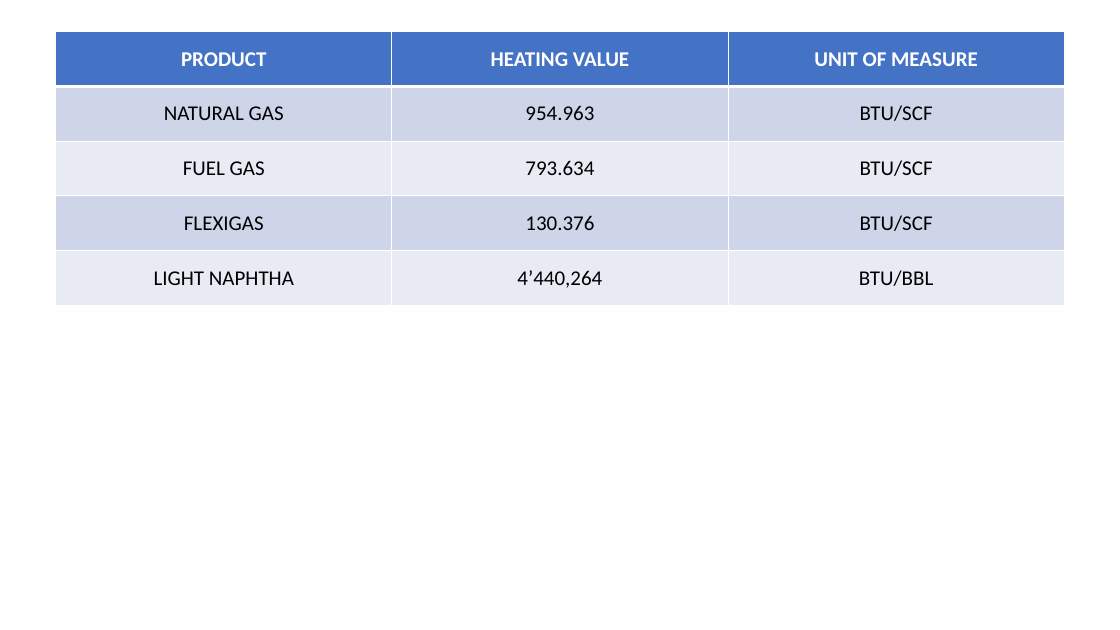
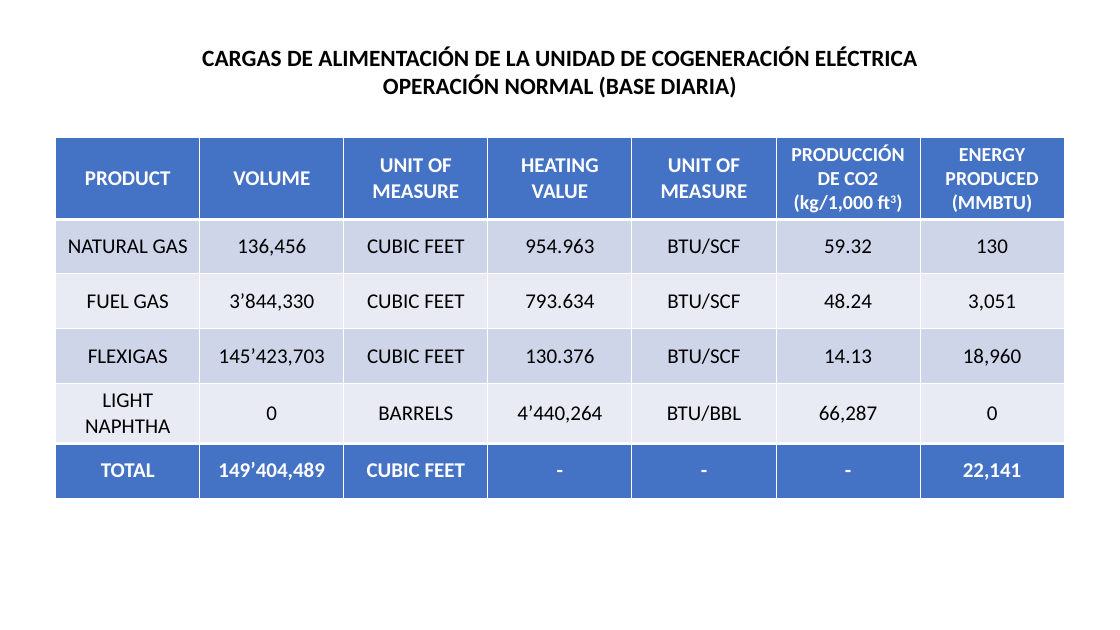
Before and after one commit to nielsmejia/Cogeneration, a slide deck: slide 4 of Niels Mejia Final Homework Presentation.pptx (slide 2 before the commit). Drawn at 1120x630 pixels with LibreOffice and Linux fonts; fonts in the diff are those of the drawing. Boxes give left, top, right and bottom in pixels: in the first picture for what was removed or moved away, otherwise in the second. Text is boxed around its words. In the diff, an @@ line names an element or a change of style, - is before the commit and + after.

```diff
--- a/Niels Mejia Final Homework Presentation.pptx
+++ b/Niels Mejia Final Homework Presentation.pptx
@@ text added at (202, 46, 917, 98), 20 pt, text #000000, bold @@
+CARGAS DE ALIMENTACIÓN DE LA UNIDAD DE COGENERACIÓN ELÉCTRICA
+OPERACIÓN NORMAL (BASE DIARIA)
@@ table at (55, 138, 1067, 496) @@
-PRODUCT | HEATING VALUE | UNIT OF MEASURE
-NATURAL GAS | 954.963 | BTU/SCF
-FUEL GAS | 793.634 | BTU/SCF
-FLEXIGAS | 130.376 | BTU/SCF
-LIGHT NAPHTHA | 4’440,264 | BTU/BBL
+PRODUCT | VOLUME | UNIT OF MEASURE | HEATING VALUE | UNIT OF MEASURE | PRODUCCIÓN DE CO2 (kg/1,000 ft3) | ENERGY PRODUCED (MMBTU)
+NATURAL GAS | 136,456 | CUBIC FEET | 954.963 | BTU/SCF | 59.32 | 130
+FUEL GAS | 3’844,330 | CUBIC FEET | 793.634 | BTU/SCF | 48.24 | 3,051
+FLEXIGAS | 145’423,703 | CUBIC FEET | 130.376 | BTU/SCF | 14.13 | 18,960
+LIGHT NAPHTHA | 0 | BARRELS | 4’440,264 | BTU/BBL | 66,287 | 0
+TOTAL | 149’404,489 | CUBIC FEET | - | - | - | 22,141
@@ table: place and size @@
-table at (55, 31, 1064, 306)
+table at (55, 138, 1067, 496)
```
Also in this commit, not shown: 1 other slide changed, 6 slides added, 3 other files.
